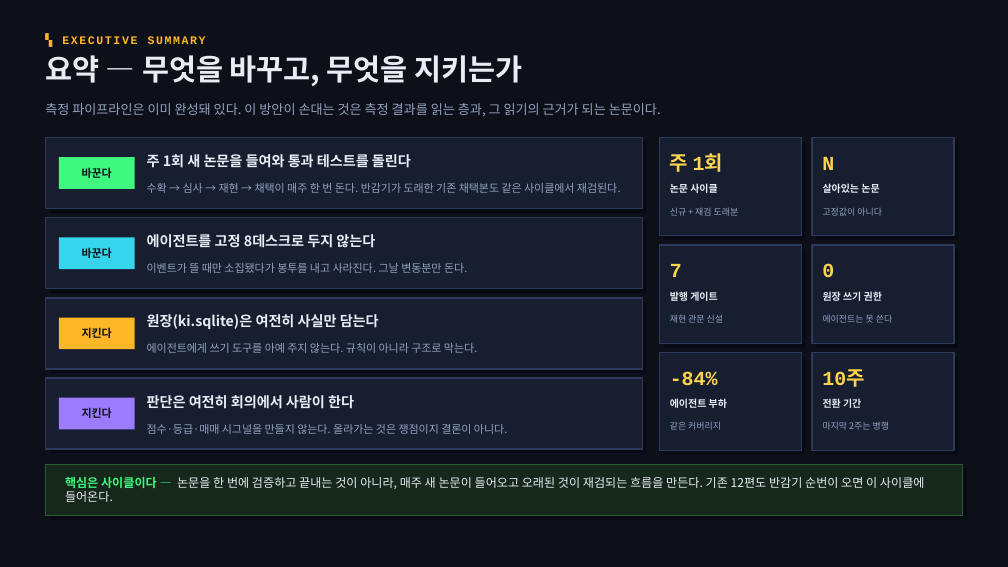
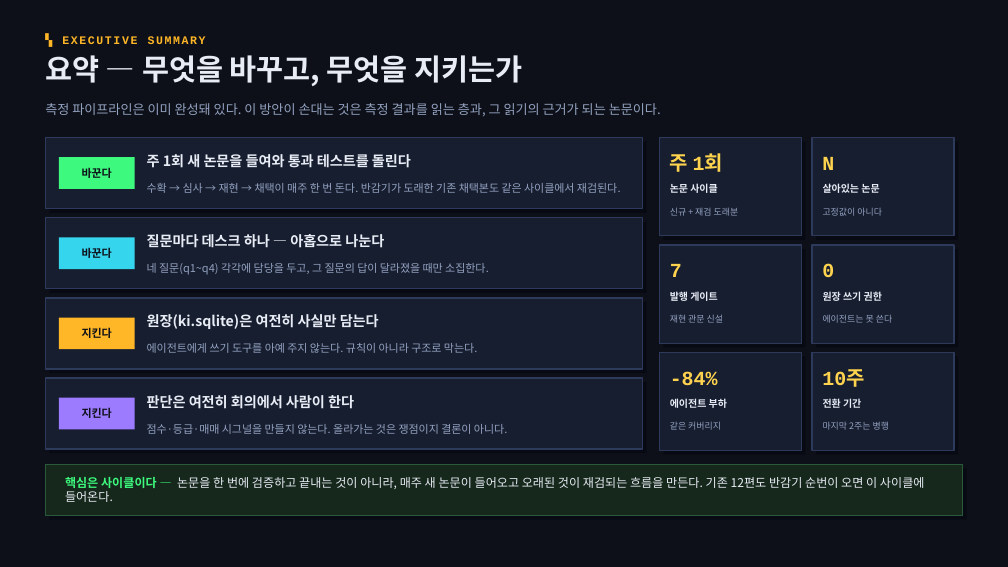
Before and after one commit to InnbumBaek/Stock_Agent, a slide deck: slide 2 of docs/agentization/Stock_Agent_에이전트화_계획안.pptx. Drawn at 1008x567 pixels with LibreOffice and Linux fonts; fonts in the diff are those of the drawing. Boxes give left, top, right and bottom in pixels: in the first picture for what was removed or moved away, otherwise in the second. Text is boxed around its words. In the diff, an @@ line names an element or a change of style, - is before the commit and + after.

```diff
--- a/docs/agentization/Stock_Agent_에이전트화_계획안.pptx
+++ b/docs/agentization/Stock_Agent_에이전트화_계획안.pptx
@@ text at [147,234,384,248]: text changed @@
-에이전트를 고정 8데스크로 두지 않는다
+질문마다 데스크 하나 — 아홉으로 나눈다
@@ text at [147,263,489,275]: text changed @@
-이벤트가 뜰 때만 소집됐다가 봉투를 내고 사라진다. 그날 변동분만 돈다.
+네 질문(q1~q4) 각각에 담당을 두고, 그 질문의 답이 달라졌을 때만 소집한다.
```
Also in this commit, not shown: 8 other slides changed, 2 slides added, 3 slides removed, 2 other files.
